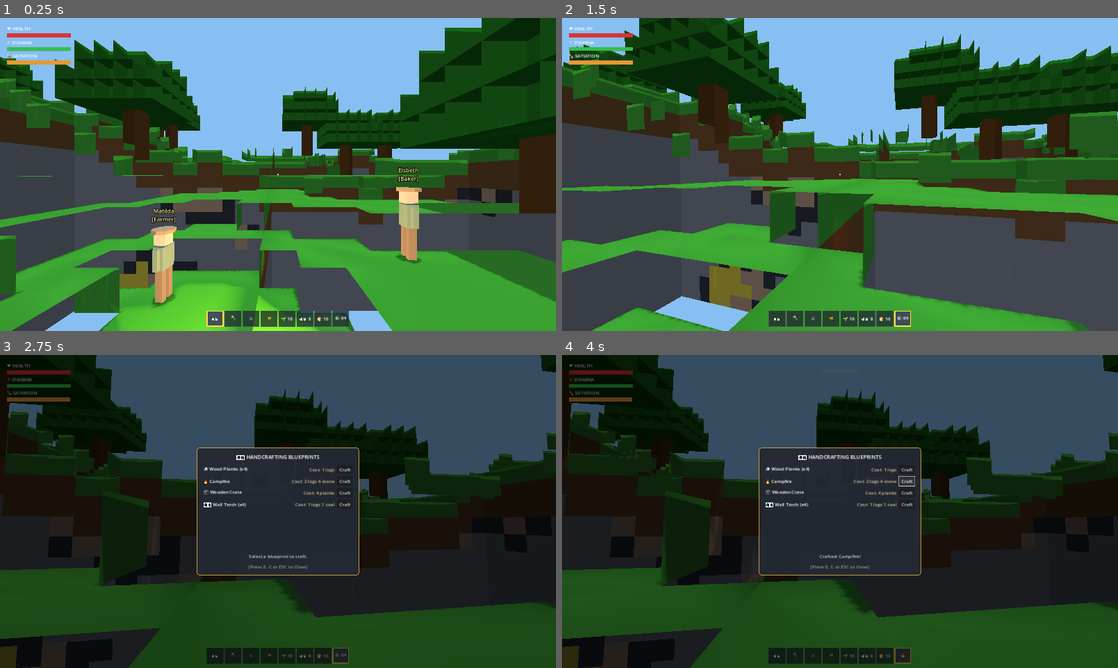
Above: before the commit, frames 1-4 (two rows, left to right).
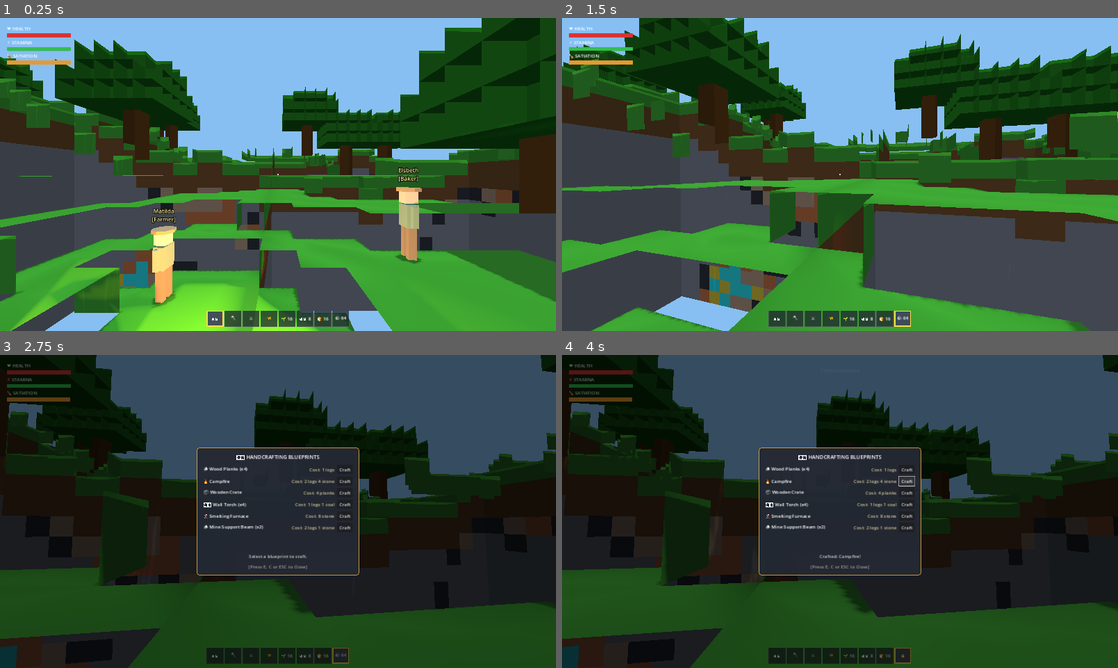
Above: after the commit, the same moments.

Repository: dilmurodmuxsinjonov/my-game
Game: Godot game, scene res://scenes/main.tscn
Same seed, same stepped clock (60 frames per second), same inputs: the game is played once before the commit and once after it.
Inputs (mouse positions are in pixels of both pictures, inside the frame that each line leads up to):
- Up to frame 1 (0.25 s): no input
- Up to frame 2 (1.5 s): tap Enter at 0.5 s; move the mouse to (867, 174) at 0.52 s; hold W from 0.53 s (still down); tap 1 at 0.6 s; click (867, 174) at 0.67 s; tap Space at 0.77 s; move the mouse to (812, 174) at 1.27 s; tap 8 at 1.35 s
- Up to frame 3 (2.75 s): keep holding W; tap Space at 1.52 s; move the mouse to (289, 505) at 2.02 s; tap E at 2.1 s
- Up to frame 4 (4 s): release W at 2.75 s; click "Craft" at 2.75 s; click "Craft" at 3.5 s

The runs differ from the first frame. In frame 1, 3.6% of the frame differs, in the area x 2-94%, y 50-100%; in frame 2, 1.2%; in frame 3, 2.1%; in frame 4, 2.1%.

Commit message:
feat(mining): add smelting furnace workstation, geological ore strata, support beams, and 3D models

Diff:
--- a/scripts/core/game_manager.gd
+++ b/scripts/core/game_manager.gd
@@ -95,6 +95,13 @@
 	cr.position = Vector3(36.5, cr_y + 1.0, 32.5)
 	add_child(cr)
 	workstations.append(cr)
+
+	# 4. Stone Bloomery Furnace
+	var fn = Workstation.new(Workstation.StationType.FURNACE)
+	var fn_y = voxel_world.get_surface_height(30, 32)
+	fn.position = Vector3(30.5, fn_y + 1.0, 32.5)
+	add_child(fn)
+	workstations.append(fn)
 
 func _spawn_initial_citizens() -> void:
 	var roles_to_spawn = [
--- a/scripts/core/voxel_chunk.gd
+++ b/scripts/core/voxel_chunk.gd
@@ -24,7 +24,11 @@
 	WATER = 11,
 	GLASS = 12,
 	FARMLAND = 13,
-	WHEAT_CROP = 14
+	WHEAT_CROP = 14,
+	COPPER_ORE = 15,
+	STONE_BRICKS = 16,
+	SUPPORT_BEAM = 17,
+	DEEP_GEM_ORE = 18
 }
 
 # Block properties
@@ -43,7 +47,11 @@
 	BlockType.WATER: 0.0,
 	BlockType.GLASS: 0.3,
 	BlockType.FARMLAND: 0.5,
-	BlockType.WHEAT_CROP: 0.1
+	BlockType.WHEAT_CROP: 0.1,
+	BlockType.COPPER_ORE: 2.0,
+	BlockType.STONE_BRICKS: 2.2,
+	BlockType.SUPPORT_BEAM: 1.2,
+	BlockType.DEEP_GEM_ORE: 3.5
 }
 
 # Chunk grid coordinate (e.g. (0,0), (1,0))
@@ -193,4 +201,8 @@
 		BlockType.GLASS: return Color(0.85, 0.92, 0.95, 0.4)
 		BlockType.FARMLAND: return Color(0.35, 0.22, 0.12)
 		BlockType.WHEAT_CROP: return Color(0.82, 0.75, 0.22)
+		BlockType.COPPER_ORE: return Color(0.78, 0.45, 0.28)
+		BlockType.STONE_BRICKS: return Color(0.60, 0.60, 0.62)
+		BlockType.SUPPORT_BEAM: return Color(0.35, 0.20, 0.10)
+		BlockType.DEEP_GEM_ORE: return Color(0.20, 0.85, 0.85)
 		_: return Color(0.9, 0.9, 0.9)
--- a/scripts/core/voxel_world.gd
+++ b/scripts/core/voxel_world.gd
@@ -76,13 +76,17 @@
 				elif ly >= surface_y - 2:
 					chunk.set_block(lx, ly, lz, VoxelChunk.BlockType.DIRT)
 				else:
-					# Underground strata & ores
+					# Underground geological strata & mineral deposits
 					var ore_sample = ore_noise.get_noise_3d(float(wx), float(ly), float(wz))
-					if ly < 8 and ore_sample > 0.45:
+					if ly < 5 and ore_sample > 0.48:
+						chunk.set_block(lx, ly, lz, VoxelChunk.BlockType.DEEP_GEM_ORE)
+					elif ly < 8 and ore_sample > 0.42:
 						chunk.set_block(lx, ly, lz, VoxelChunk.BlockType.GOLD_ORE)
-					elif ly < 16 and ore_sample > 0.35:
+					elif ly < 15 and ore_sample > 0.35:
 						chunk.set_block(lx, ly, lz, VoxelChunk.BlockType.IRON_ORE)
-					elif ly < 22 and ore_sample > 0.28:
+					elif ly < 20 and ore_sample > 0.30:
+						chunk.set_block(lx, ly, lz, VoxelChunk.BlockType.COPPER_ORE)
+					elif ly < 25 and ore_sample > 0.25:
 						chunk.set_block(lx, ly, lz, VoxelChunk.BlockType.COAL_ORE)
 					else:
 						chunk.set_block(lx, ly, lz, VoxelChunk.BlockType.STONE)
--- a/scripts/economy/supply_chain.gd
+++ b/scripts/economy/supply_chain.gd
@@ -13,8 +13,11 @@
 	"logs": 30,
 	"planks": 15,
 	"stone": 25,
-	"iron_ore": 0,
-	"iron_ingots": 0,
+	"coal": 12,
+	"iron_ore": 6,
+	"copper_ore": 4,
+	"iron_ingots": 2,
+	"copper_ingot": 0,
 	"tools": 10,
 	"weapons": 5
 }
@@ -69,16 +72,19 @@
 	add_resource("logs", logs_produced)
 	report["produced"]["logs"] = logs_produced
 
-	# 4. Miners produce stone and iron ore
+	# 4. Miners produce stone, coal, and iron ore
 	var miners = assigned_citizens.get("miner", 0)
 	var stone_produced = miners * 3
 	var iron_produced = miners * 1
+	var coal_produced = miners * 2
 	add_resource("stone", stone_produced)
 	add_resource("iron_ore", iron_produced)
+	add_resource("coal", coal_produced)
 	report["produced"]["stone"] = stone_produced
 	report["produced"]["iron_ore"] = iron_produced
+	report["produced"]["coal"] = coal_produced
 
-	# 5. Blacksmiths turn iron ore and logs into tools & weapons
+	# 5. Blacksmiths turn iron ore/ingots and logs into tools & weapons
 	var blacksmiths = assigned_citizens.get("blacksmith", 0)
 	for i in range(blacksmiths):
 		if consume_resource("iron_ore", 2) and consume_resource("logs", 1):
--- a/scripts/entities/bandit.gd
+++ b/scripts/entities/bandit.gd
@@ -45,19 +45,27 @@
 	collision_shape.position = Vector3(0, 0.85, 0)
 	add_child(collision_shape)
 
-	# Bandit Mesh (dark bandit raider colors)
-	model_mesh = MeshInstance3D.new()
-	var body_mesh = CapsuleMesh.new()
-	body_mesh.radius = 0.35
-	body_mesh.height = 1.7
-	model_mesh.mesh = body_mesh
-	model_mesh.position = Vector3(0, 0.85, 0)
+	# Load Blender-generated bandit model
+	var glb_path = "res://assets/models/bandit.glb"
+	if ResourceLoader.exists(glb_path):
+		var scene_res = load(glb_path)
+		if scene_res:
+			var inst = scene_res.instantiate()
+			add_child(inst)
+	else:
+		# Fallback capsule mesh
+		model_mesh = MeshInstance3D.new()
+		var body_mesh = CapsuleMesh.new()
+		body_mesh.radius = 0.35
+		body_mesh.height = 1.7
+		model_mesh.mesh = body_mesh
+		model_mesh.position = Vector3(0, 0.85, 0)
 
-	default_material = StandardMaterial3D.new()
-	default_material.albedo_color = Color(0.35, 0.15, 0.15) # Crimson raider tunic
-	default_material.roughness = 0.8
-	model_mesh.material_override = default_material
-	add_child(model_mesh)
+		default_material = StandardMaterial3D.new()
+		default_material.albedo_color = Color(0.35, 0.15, 0.15) # Crimson raider tunic
+		default_material.roughness = 0.8
+		model_mesh.material_override = default_material
+		add_child(model_mesh)
 
 	flash_material = StandardMaterial3D.new()
 	flash_material.albedo_color = Color(1.0, 0.2, 0.2)
--- a/scripts/entities/player.gd
+++ b/scripts/entities/player.gd
@@ -316,6 +316,28 @@
 			item["count"] -= 1
 			emit_signal("block_action_performed", "place", result["pos"], result["type"])
 			emit_signal("hotbar_slot_changed", active_slot, item)
+			return
+
+	# 5. Placeable workstation placement (Furnace, Campfire, Crate, Workbench)
+	if item.get("type") == "placeable" and item.get("count", 0) > 0 and item.get("name") != "Torch":
+		var st_type = item.get("station_type", Workstation.StationType.CAMPFIRE)
+		var item_name = item.get("name", "")
+		if "Furnace" in item_name:
+			st_type = Workstation.StationType.FURNACE
+		elif "Crate" in item_name:
+			st_type = Workstation.StationType.CRATE
+		elif "Campfire" in item_name:
+			st_type = Workstation.StationType.CAMPFIRE
+		elif "Workbench" in item_name:
+			st_type = Workstation.StationType.WORKBENCH
+
+		var ws = Workstation.new(st_type)
+		ws.position = hit_point + hit_normal * 0.5
+		get_tree().current_scene.add_child(ws)
+		item["count"] -= 1
+		emit_signal("block_action_performed", "place_station", Vector3i(int(ws.position.x), int(ws.position.y), int(ws.position.z)), 0)
+		emit_signal("hotbar_slot_changed", active_slot, item)
+		return
 
 func _add_resource_from_mined_block(block_type: int) -> void:
 	if not supply_chain:
@@ -329,5 +351,15 @@
 			supply_chain.add_resource("iron_ore", 1)
 		VoxelChunk.BlockType.COAL_ORE:
 			supply_chain.add_resource("coal", 1)
+		VoxelChunk.BlockType.COPPER_ORE:
+			supply_chain.add_resource("copper_ore", 1)
+		VoxelChunk.BlockType.GOLD_ORE:
+			supply_chain.add_resource("gold_ore", 1)
+		VoxelChunk.BlockType.DEEP_GEM_ORE:
+			supply_chain.add_resource("gems", 1)
+		VoxelChunk.BlockType.STONE_BRICKS:
+			supply_chain.add_resource("stone_bricks", 1)
+		VoxelChunk.BlockType.SUPPORT_BEAM:
+			supply_chain.add_resource("support_beam", 1)
 		VoxelChunk.BlockType.WHEAT_CROP:
 			supply_chain.add_resource("wheat", 2)
--- a/scripts/entities/workstation.gd
+++ b/scripts/entities/workstation.gd
@@ -62,10 +62,18 @@
 			collision_box.position = Vector3(0, 0.5, 0)
 
 		StationType.FURNACE:
-			glb_path = "res://assets/models/workbench.glb"
+			glb_path = "res://assets/models/furnace.glb"
 			station_name = "Stone Bloomery Furnace"
 			box_shape.size = Vector3(1.2, 1.4, 1.2)
 			collision_box.position = Vector3(0, 0.7, 0)
+
+			omni_light = OmniLight3D.new()
+			omni_light.light_color = Color(1.0, 0.45, 0.1)
+			omni_light.light_energy = 3.2
+			omni_light.omni_range = 7.0
+			omni_light.shadow_enabled = true
+			omni_light.position = Vector3(0, 0.6, 0)
+			add_child(omni_light)
 
 	collision_box.shape = box_shape
 	add_child(collision_box)
--- a/scripts/ui/crafting_menu.gd
+++ b/scripts/ui/crafting_menu.gd
@@ -40,6 +40,16 @@
 			"name": "Wall Torch (x4)",
 			"inputs": {"logs": 1, "coal": 1},
 			"output": {"name": "Torch", "type": "placeable", "icon": "🕯️", "count": 4}
+		},
+		{
+			"name": "Smelting Furnace",
+			"inputs": {"stone": 8},
+			"output": {"name": "Smelting Furnace", "type": "placeable", "station_type": 3, "icon": "🌋", "count": 1}
+		},
+		{
+			"name": "Mine Support Beam (x2)",
+			"inputs": {"logs": 2, "stone": 1},
+			"output": {"name": "Support Beam", "type": "block", "block_type": 17, "icon": "🪵", "count": 2}
 		}
 	],
 	"workbench": [
@@ -79,6 +89,33 @@
 			"name": "Baked Rations (x2)",
 			"inputs": {"wheat": 2},
 			"output": {"name": "Ration Bread", "type": "food", "nutrition": 25.0, "icon": "🍞", "count": 2}
+		}
+	],
+	"furnace": [
+		{
+			"name": "Smelt Iron Ingot",
+			"inputs": {"iron_ore": 1, "coal": 1},
+			"output": {"name": "Iron Ingot", "type": "material", "icon": "🔩", "count": 1}
+		},
+		{
+			"name": "Smelt Copper Ingot",
+			"inputs": {"copper_ore": 1, "coal": 1},
+			"output": {"name": "Copper Ingot", "type": "material", "icon": "🪙", "count": 1}
+		},
+		{
+			"name": "Smelt Gold Ingot",
+			"inputs": {"gold_ore": 1, "coal": 2},
+			"output": {"name": "Gold Ingot", "type": "material", "icon": "🧈", "count": 1}
+		},
+		{
+			"name": "Bake Stone Bricks (x4)",
+			"inputs": {"stone": 4, "coal": 1},
+			"output": {"name": "Stone Bricks", "type": "block", "block_type": 16, "icon": "🧱", "count": 4}
+		},
+		{
+			"name": "Forge Steel Ingot",
+			"inputs": {"iron_ore": 2, "coal": 3},
+			"output": {"name": "Steel Ingot", "type": "material", "icon": "⚔️", "count": 1}
 		}
 	]
 }
@@ -198,6 +235,9 @@
 			Workstation.StationType.CAMPFIRE:
 				category = "campfire"
 				header_title.text = "🔥 SETTLEMENT CAMPFIRE"
+			Workstation.StationType.FURNACE:
+				category = "furnace"
+				header_title.text = "🌋 STONE BLOOMERY FURNACE"
 			Workstation.StationType.CRATE:
 				header_title.text = "📦 ROYAL STOCKPILE CRATE"
 				_populate_crate_storage()
Binary file added: assets/models/bandit.glb
Not shown, added: assets/models/bandit.glb.import
Binary file changed: assets/models/campfire.glb
Binary file added: assets/models/furnace.glb
Not shown, added: assets/models/furnace.glb.import
Binary file added: assets/models/support_beam.glb
Not shown, added: assets/models/support_beam.glb.import
Binary file changed: assets/models/sword.glb
Not shown, changed: tests/test_engine_vertical_slice.py
Not shown, changed: tools/generate_models.py
